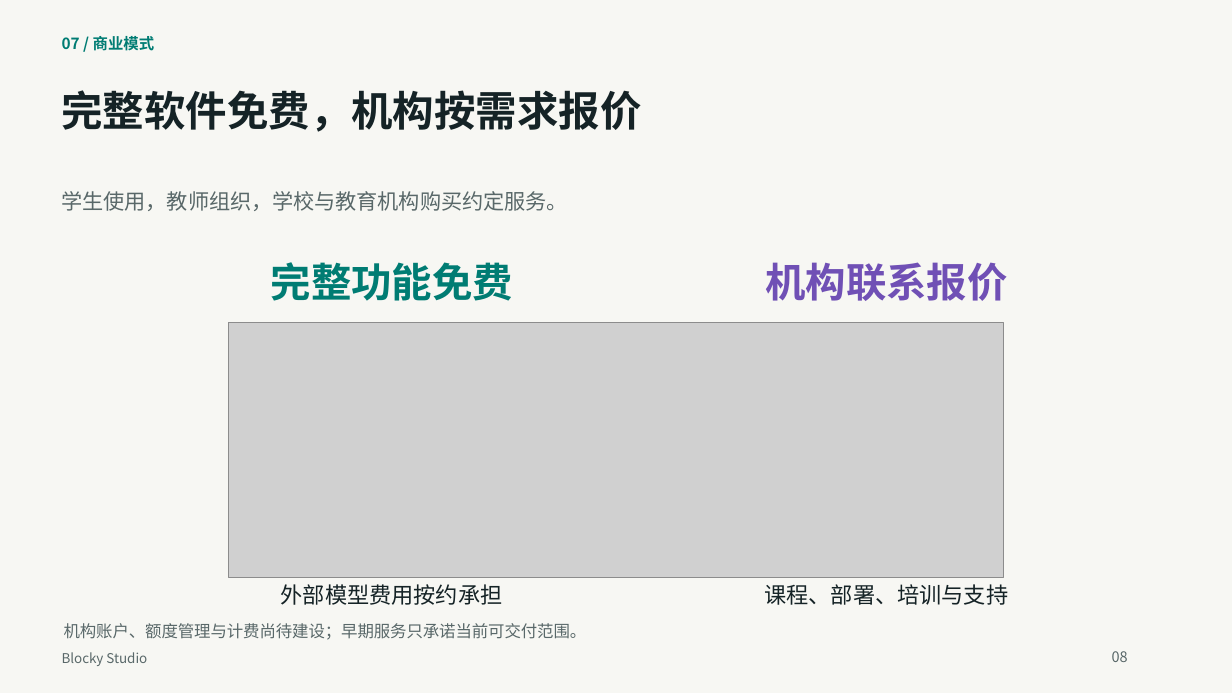
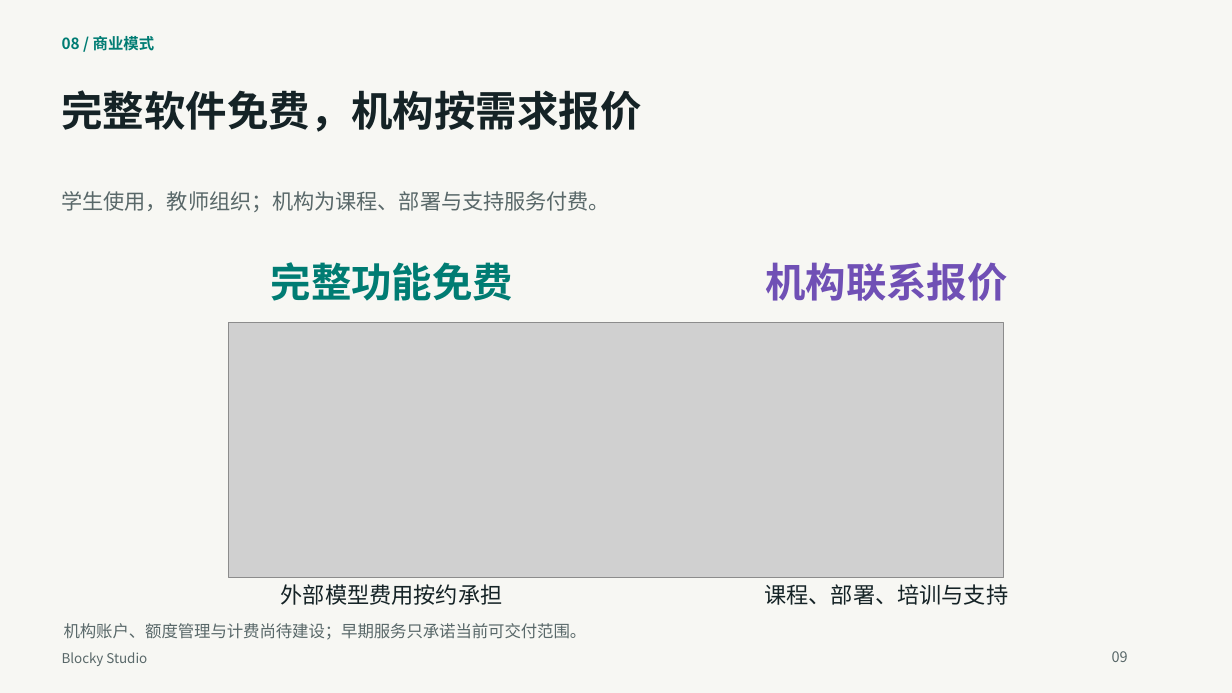
Before and after one commit to q2955161835-debug/Blocky-AI, a slide deck: slide 9 of doc/交付/2026-10-03-答辩与商业计划书/Blocky-Studio-新版答辩-2026-10-03.pptx (slide 8 before the commit). Drawn at 1232x693 pixels with LibreOffice and Linux fonts; fonts in the diff are those of the drawing; grey boxes stand for pictures. Boxes give left, top, right and bottom in pixels: in the first picture for what was removed or moved away, otherwise in the second. Text is boxed around its words. In the diff, an @@ line names an element or a change of style, - is before the commit and + after.

```diff
--- a/doc/交付/2026-10-03-答辩与商业计划书/Blocky-Studio-新版答辩-2026-10-03.pptx
+++ b/doc/交付/2026-10-03-答辩与商业计划书/Blocky-Studio-新版答辩-2026-10-03.pptx
@@ text at (62, 36, 155, 51): text changed @@
-07 / 商业模式
+08 / 商业模式
@@ text at (62, 191, 610, 212): text changed @@
-学生使用，教师组织，学校与教育机构购买约定服务。
+学生使用，教师组织；机构为课程、部署与支持服务付费。
@@ text at (1112, 651, 1128, 662): text changed @@
-08
+09
```
Also in this commit, not shown: 8 other slides changed, 4 slides added, 4 slides removed, 16 other files.
